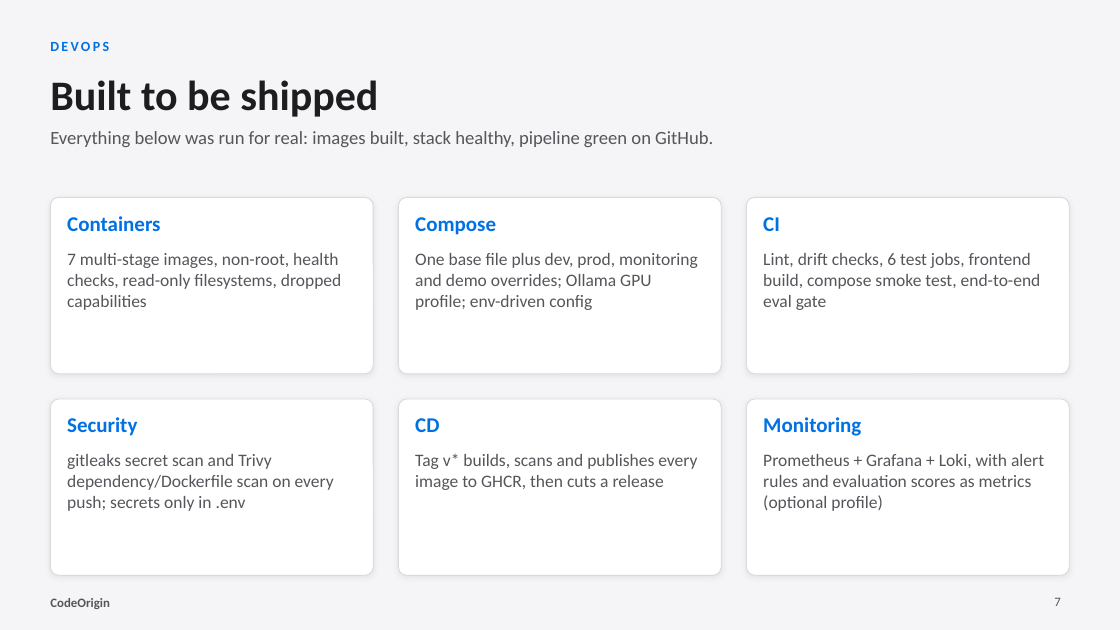
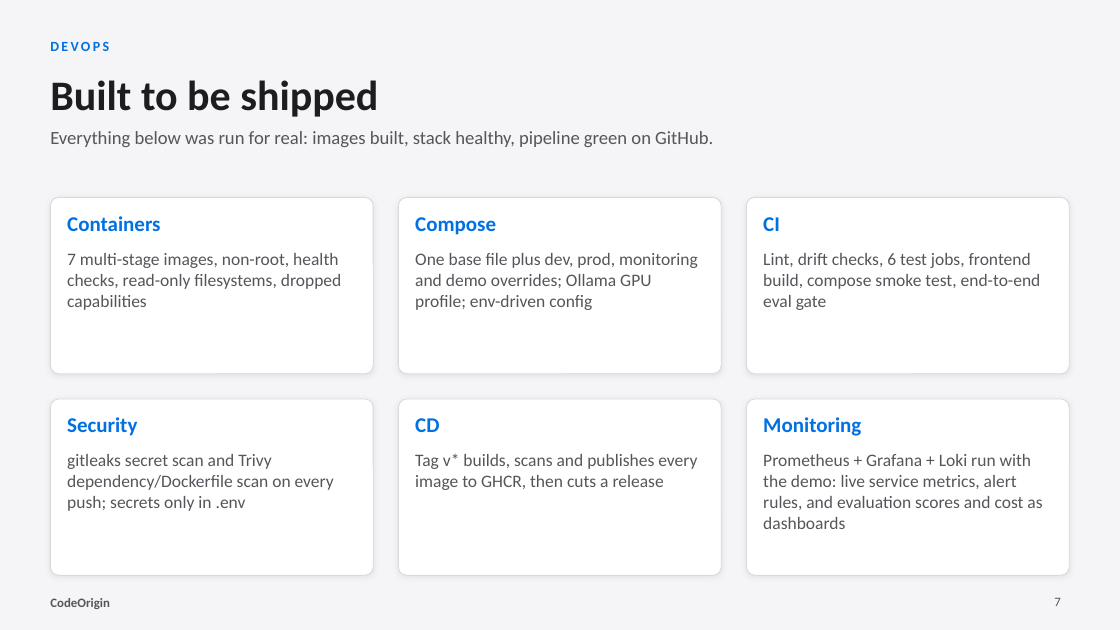
Before and after one commit to IATESPAGHETTI/Code_Origin, a slide deck: slide 7 of docs/CodeOrigin_presentation.pptx. Drawn at 1120x630 pixels with LibreOffice and Linux fonts; fonts in the diff are those of the drawing. Boxes give left, top, right and bottom in pixels: in the first picture for what was removed or moved away, otherwise in the second. Text is boxed around its words. In the diff, an @@ line names an element or a change of style, - is before the commit and + after.

```diff
--- a/docs/CodeOrigin_presentation.pptx
+++ b/docs/CodeOrigin_presentation.pptx
@@ text at [763,454,1042,529]: text changed @@
-Prometheus + Grafana + Loki, with alert rules and evaluation scores as metrics (optional profile)
+Prometheus + Grafana + Loki run with the demo: live service metrics, alert rules, and evaluation scores and cost as dashboards
```
Also in this commit, not shown: 2 other slides changed, 1 slide added, 16 other files.
